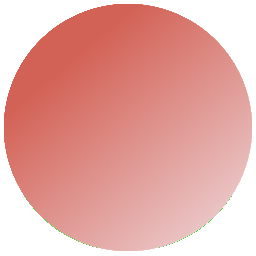
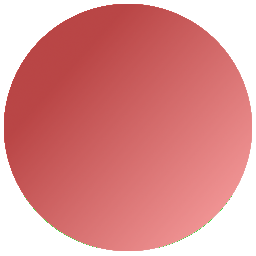
Revision of a layered 256 × 256 image; what changed, layer by layer:
painted on "Area" over [4, 4, 252, 251]
